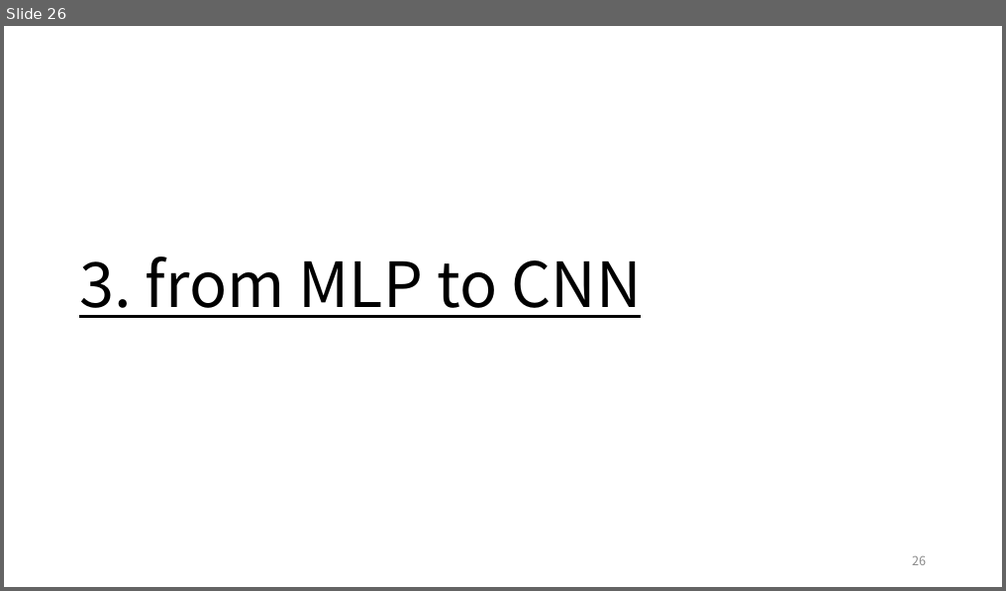
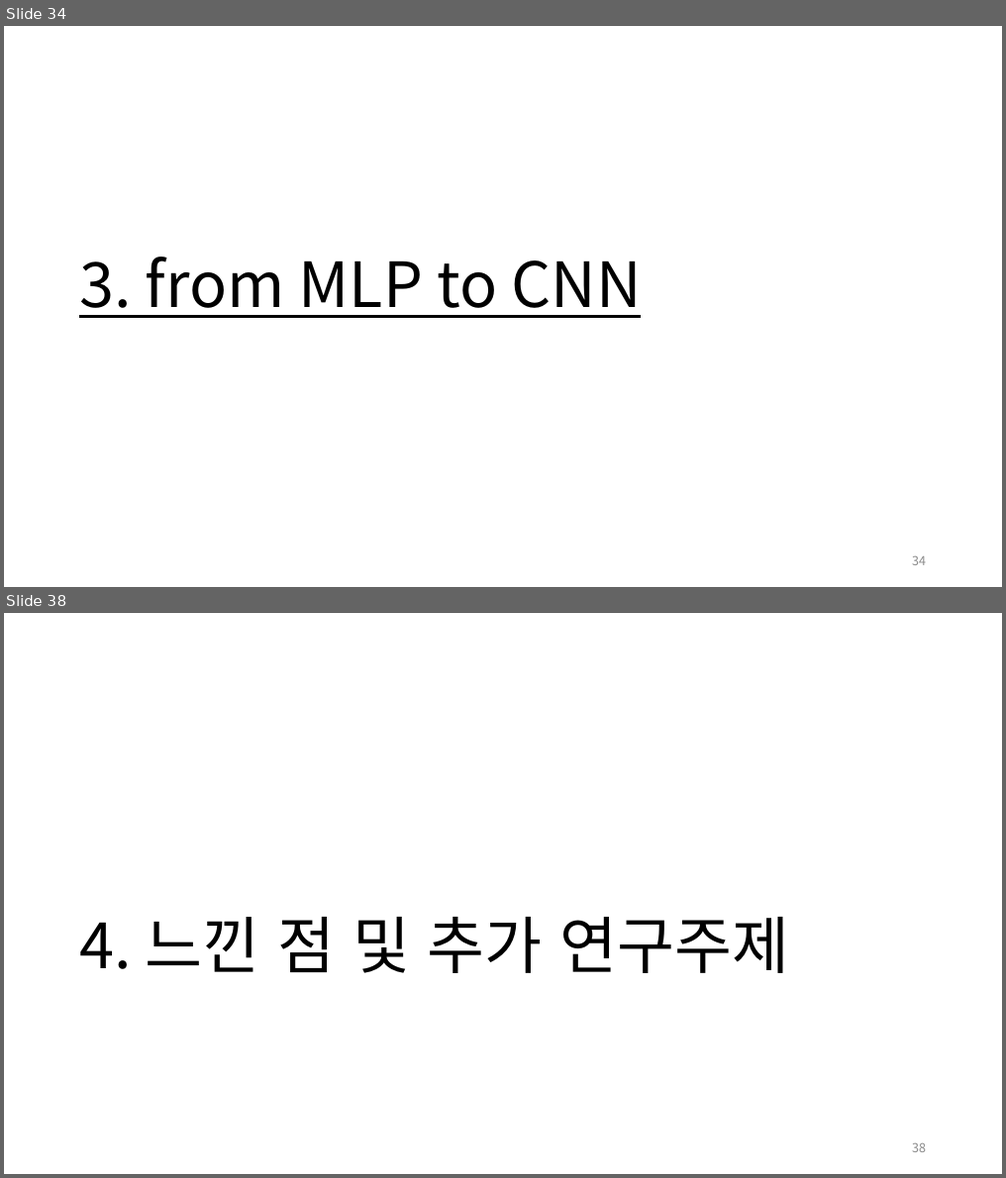
Before and after one commit to Jongbin-kr/DL_from_scratch, a slide deck: 밑바닥부터 딥러닝I.pptx. Shown one above the other, each under a label of ours: slide 26 before the commit, slides 34 and 38 after it; the slides between them are not shown. The pictures are 1006x591 and 1006x1178 pixels, drawn with LibreOffice and Linux fonts; fonts in the diff are those of the drawing. Boxes give left, top, right and bottom in pixels: in the first picture for what was removed or moved away, otherwise in the second. Text is boxed around its words. In the diff, an @@ line names an element or a change of style, - is before the commit and + after.

```diff
--- a/밑바닥부터 딥러닝I.pptx
+++ b/밑바닥부터 딥러닝I.pptx
@@ slide 38 added at <box>4,613,1002,1174</box>, background #FFFFFF @@
@@ title added at <box>79,917,789,973</box>, 60 pt, text #000000 @@
+4. 느낀 점 및 추가 연구주제
@@ page number added at <box>912,1144,926,1153</box>, 12 pt, text #8C8C8C @@
+38
@@ what was slide 26 is now slide 34 @@
@@ page number at <box>912,557,926,566</box>: text changed @@
-26
+34
```
Also in this commit, not shown: 15 slides changed, 14 other slides added, 2 slides removed, 6 other files.
